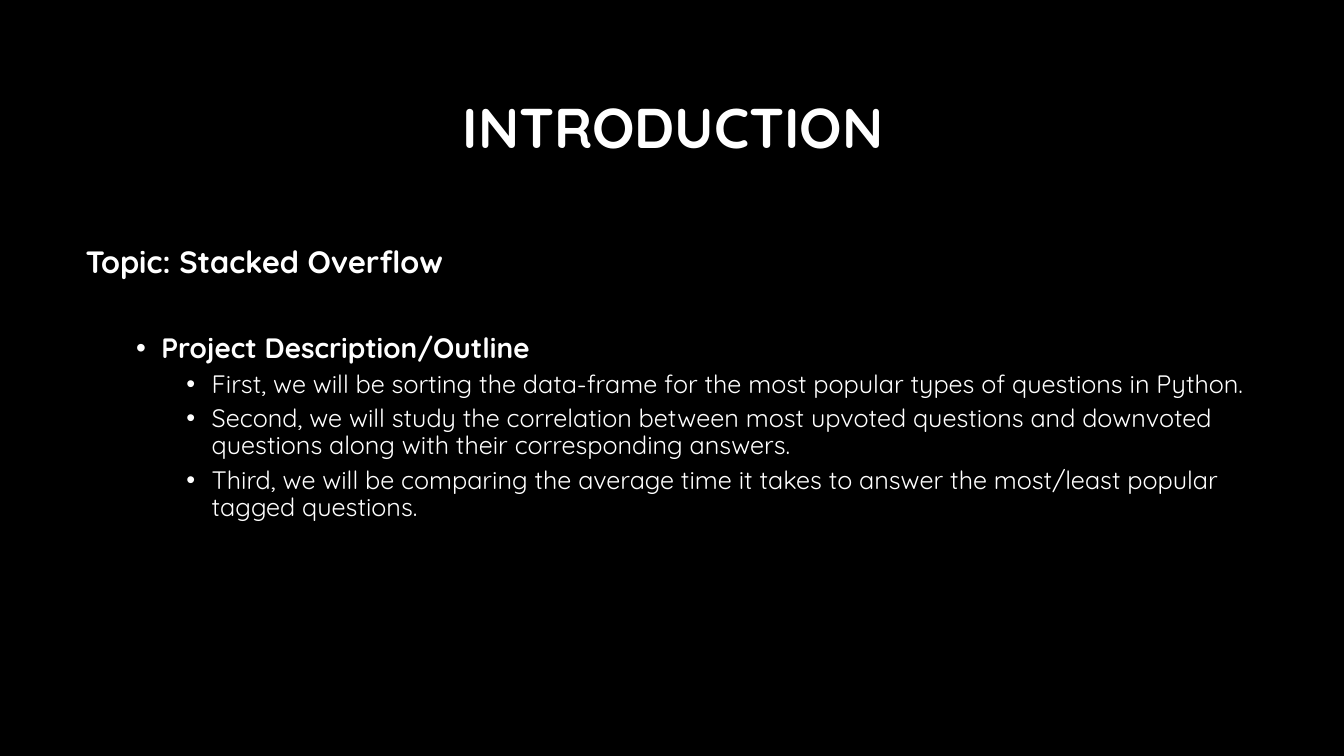
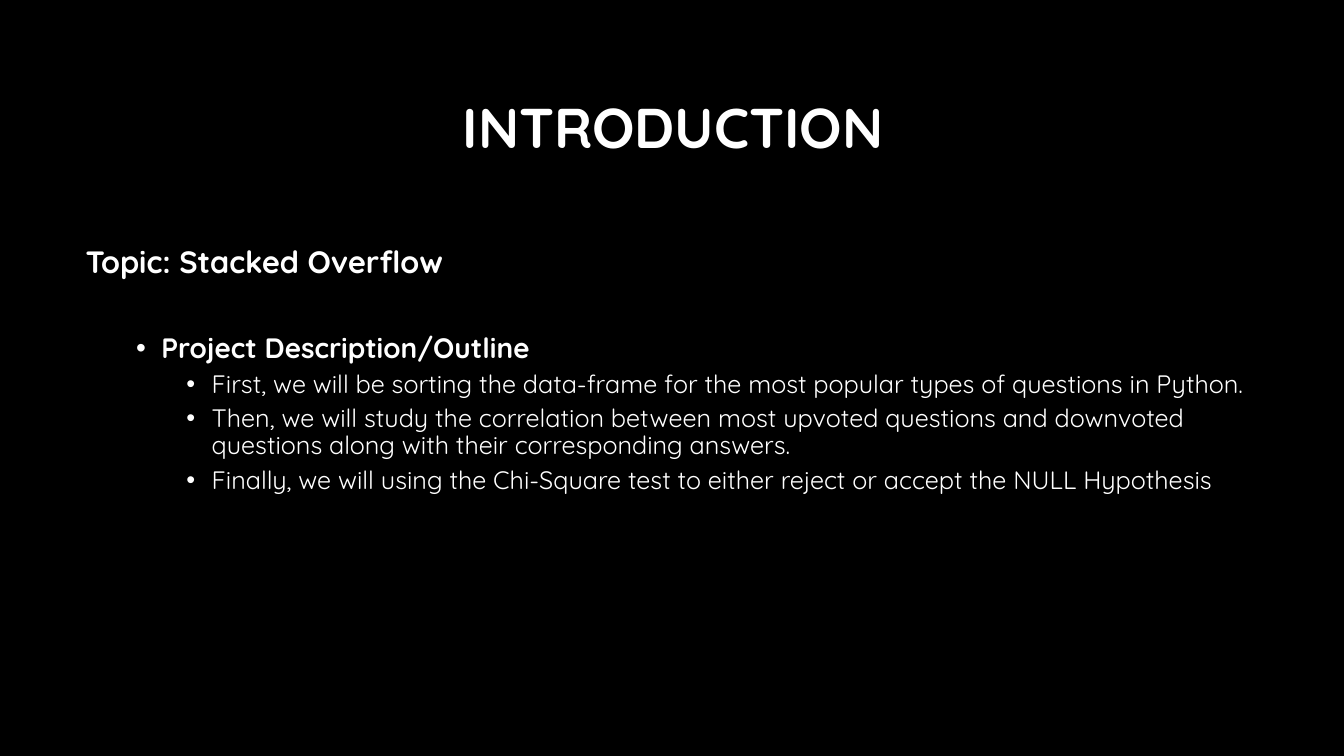
Before and after one commit to fosshie/tnn, a slide deck: slide 2 of PPAnalysis.pptx. Drawn at 1344x756 pixels with LibreOffice and Linux fonts; fonts in the diff are those of the drawing; background and template pictures are left out. Boxes give left, top, right and bottom in pixels: in the first picture for what was removed or moved away, otherwise in the second. Text is boxed around its words. In the diff, an @@ line names an element or a change of style, - is before the commit and + after.

Commit message:
PP Update

```diff
--- a/PPAnalysis.pptx
+++ b/PPAnalysis.pptx
@@ text at bbox=[212, 408, 1212, 494]: text changed @@
-    • Second, we will study the correlation between most upvoted questions and downvoted questions along with their corresponding answers.
-    • Third, we will be comparing the average time it takes to answer the most/least popular tagged questions.
+    • Then, we will study the correlation between most upvoted questions and downvoted questions along with their corresponding answers.
+    • Finally, we will using the Chi-Square test to either reject or accept the NULL Hypothesis
```
